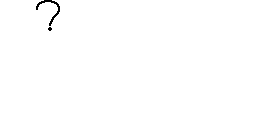
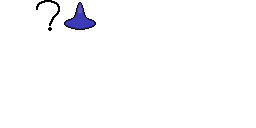
Revision of a layered w=256, h=128 image; what changed, layer by layer:
painted on "Background" over [left=64, top=2, right=96, bottom=30]
